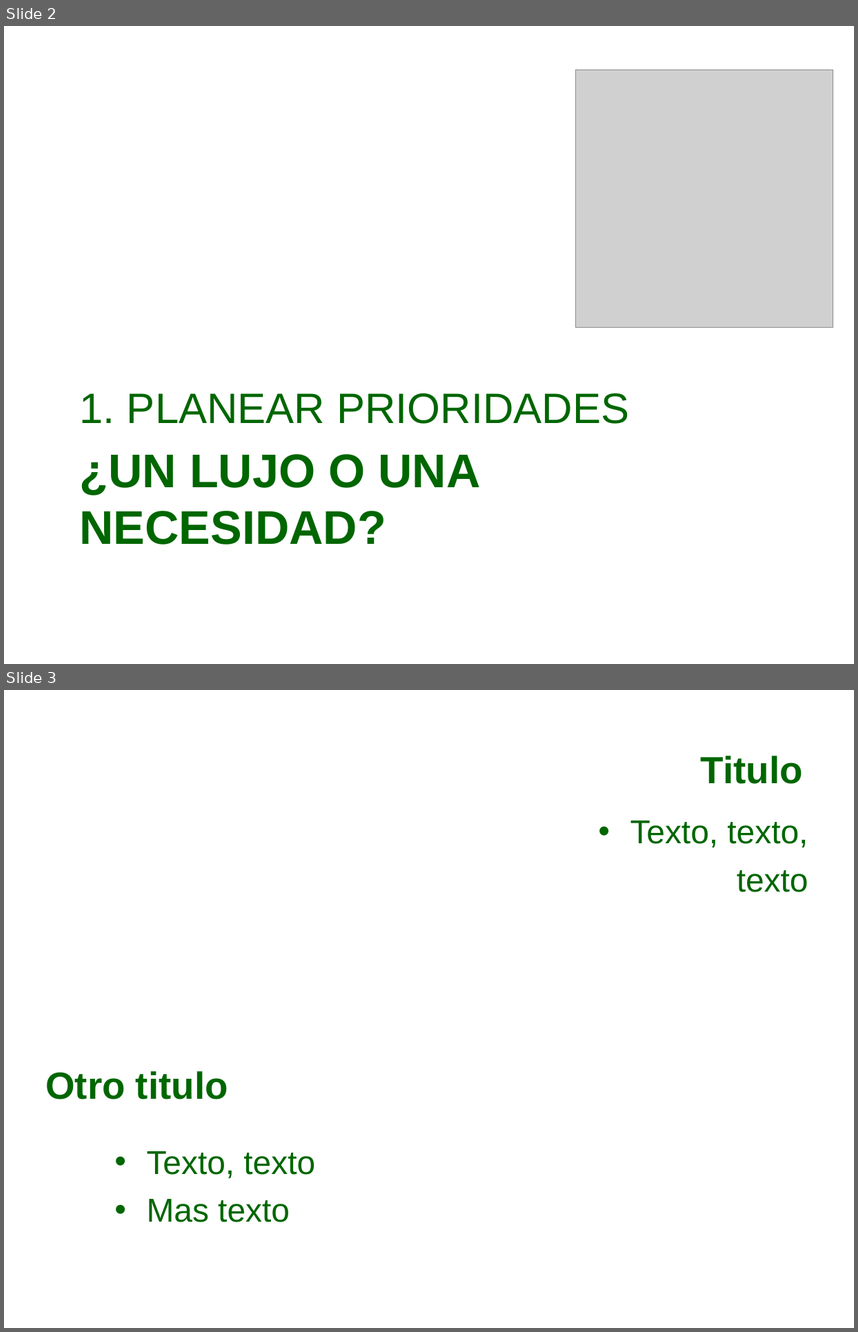
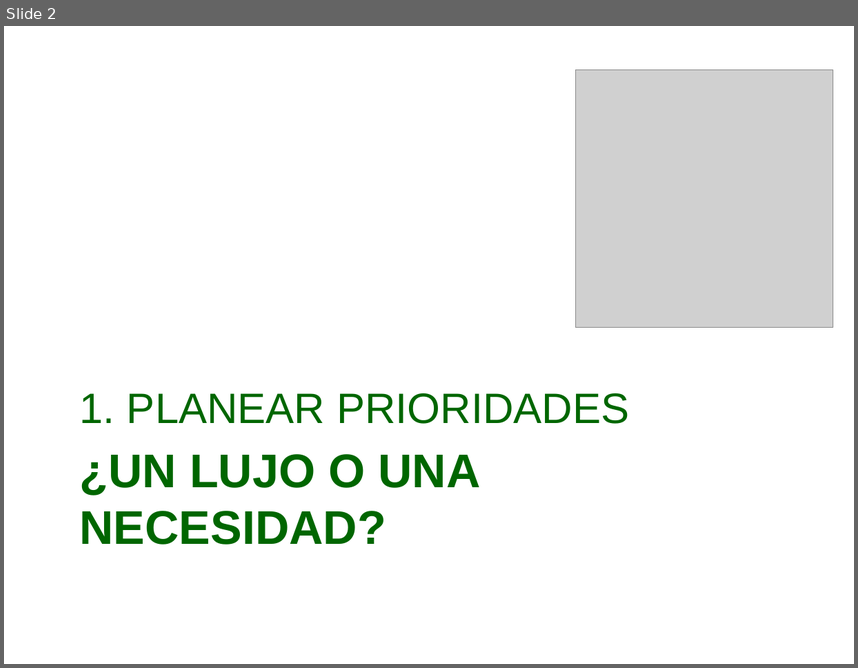
Before and after one commit to afols/iglesia, a slide deck: trunk/ iglesia --username adrianfols/Escuela Dominical/Iglecrecimiento/Mi_iglesia_puede_S2.ppt. Shown one above the other, each under a label of ours: slides 2 and 3 before the commit, slide 2 after it. The pictures are 858x1332 and 858x668 pixels, drawn with LibreOffice and Linux fonts; fonts in the diff are those of the drawing; grey boxes stand for pictures; background and template pictures are left out. Boxes give left, top, right and bottom in pixels: in the first picture for what was removed or moved away, otherwise in the second. Text is boxed around its words. In the diff, an @@ line names an element or a change of style, - is before the commit and + after.

```diff
--- a/trunk/ iglesia --username adrianfols/Escuela Dominical/Iglecrecimiento/Mi_iglesia_puede_S2.ppt
+++ b/trunk/ iglesia --username adrianfols/Escuela Dominical/Iglecrecimiento/Mi_iglesia_puede_S2.ppt
@@ slide 3 removed at bbox=[4, 690, 854, 1328], background picture (left out) @@
@@ title removed at bbox=[701, 756, 803, 784] @@
-Titulo
@@ text removed at bbox=[631, 820, 809, 892] @@
-• Texto, texto,
-texto
@@ text removed at bbox=[45, 1071, 228, 1099] @@
-Otro titulo
@@ text removed at bbox=[147, 1151, 315, 1222] @@
-• Texto, texto
-• Mas texto
```
Also in this commit, not shown: 5 slides added.
